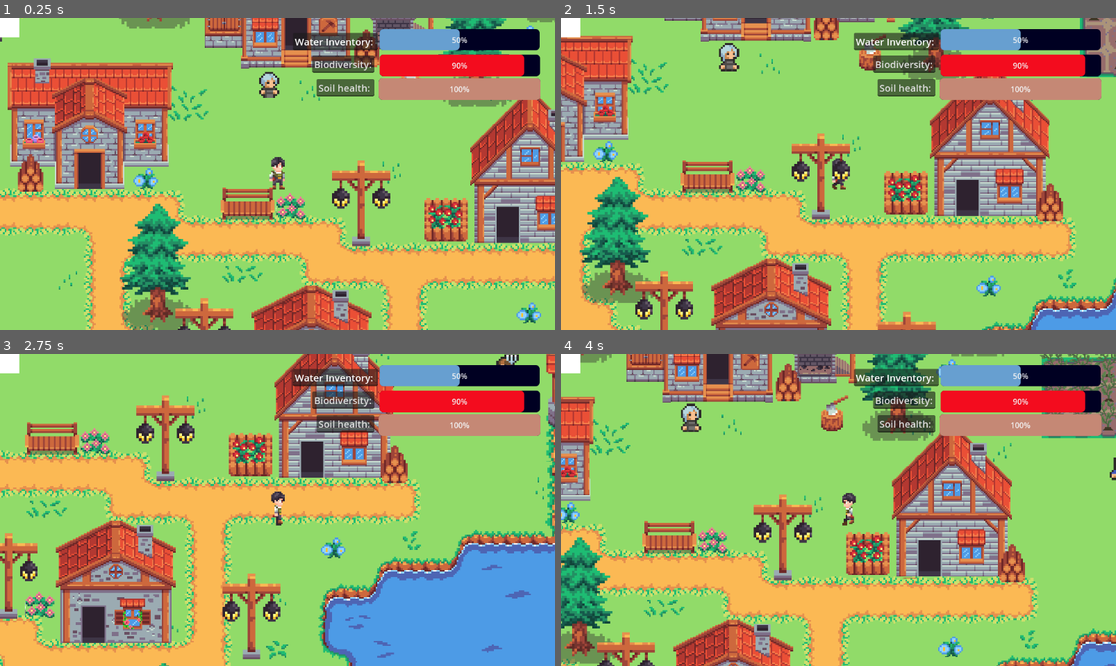
Above: before the commit, frames 1-4 (two rows, left to right).
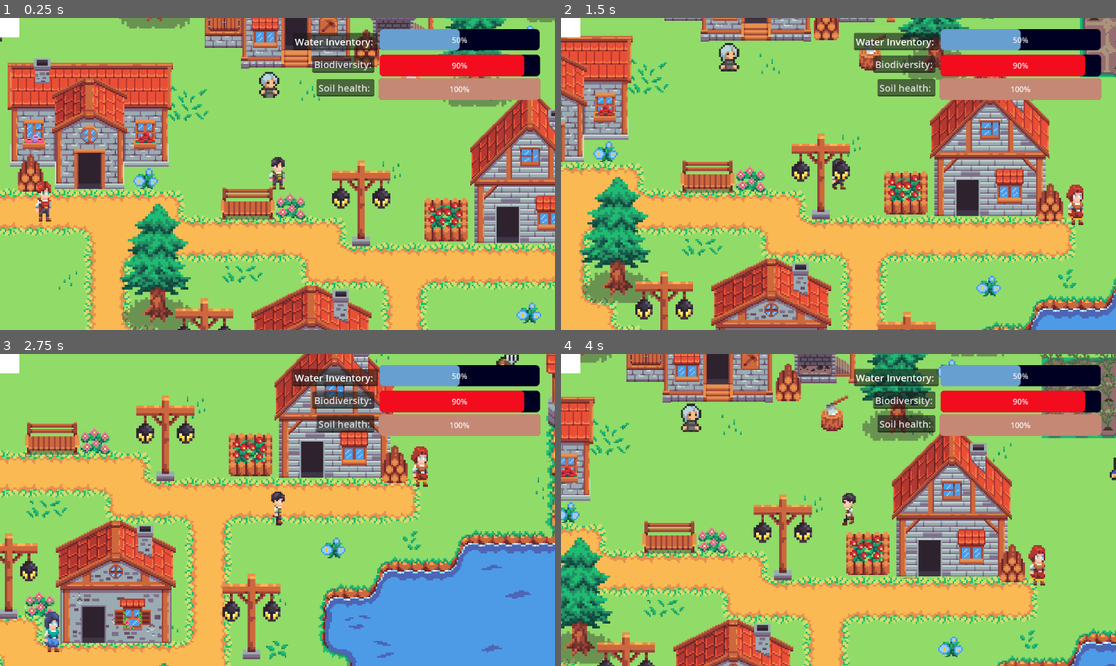
Above: after the commit, the same moments.

Repository: Sakesh-A/Game-Jam-Repo
Game: Godot game, scene res://scenes/game.tscn
Two runs of this game, one before a commit and one after it. Both use one fixed random seed, a clock stepped at 60 frames per second and the inputs below.
Inputs:
- Up to frame 1 (0.25 s): no input
- Up to frame 2 (1.5 s): hold Right (ui_right) 0.53-1.28 s; tap Space (interact) at 0.6, 1.35 s; hold Down (ui_down) from 1.28 s (still down)
- Up to frame 3 (2.75 s): release Down (ui_down) at 2.03 s; hold Right (ui_right) from 2.03 s (still down); tap Space (interact) at 2.1 s
- Up to frame 4 (4 s): release Right (ui_right) at 2.78 s; hold Up (ui_up) 2.78-3.53 s; tap Space (interact) at 2.85, 3.6 s; hold Left (ui_left) from 3.53 s (still down)

The runs differ from the first frame. In frame 1, 0.3% of the frame differs, in the area x 6-10%, y 52-66%; in frame 2, 0.3%; in frame 3, 0.6%, in the area x 8-78%, y 29-96%; in frame 4, 0.3%.

Commit message:
last of the npcs

Diff:
--- a/project.godot
+++ b/project.godot
@@ -12,7 +12,7 @@
 
 config/name="Game Jam"
 run/main_scene="uid://cmisf2swqak7u"
-config/features=PackedStringArray("4.3", "Forward Plus")
+config/features=PackedStringArray("4.4", "Forward Plus")
 config/icon="res://icon.svg"
 
 [dotnet]
--- /dev/null
+++ b/scenes/finalvillager.tscn
@@ -0,0 +1,84 @@
+[gd_scene load_steps=13 format=3 uid="uid://bklwoqbaarc26"]
+
+[ext_resource type="Script" uid="uid://d2587jld4kl01" path="res://scripts/finalvillager.gd" id="1_5jv4j"]
+[ext_resource type="Texture2D" uid="uid://dfd8hjwst2ayp" path="res://assets/sprites/icons.png" id="2_5jv4j"]
+[ext_resource type="Texture2D" uid="uid://nfib2e13cr06" path="res://assets/sprites/Villager004-Sheet.png" id="2_yw0th"]
+
+[sub_resource type="CircleShape2D" id="CircleShape2D_gw8xa"]
+radius = 33.2415
+
+[sub_resource type="AtlasTexture" id="AtlasTexture_3ha3y"]
+atlas = ExtResource("2_5jv4j")
+region = Rect2(37, 153, 10, 16)
+
+[sub_resource type="AtlasTexture" id="AtlasTexture_73ou4"]
+atlas = ExtResource("2_5jv4j")
+region = Rect2(59, 157, 6, 12)
+
+[sub_resource type="SpriteFrames" id="SpriteFrames_8aapr"]
+animations = [{
+"frames": [{
+"duration": 1.0,
+"texture": SubResource("AtlasTexture_3ha3y")
+}, {
+"duration": 1.0,
+"texture": SubResource("AtlasTexture_73ou4")
+}],
+"loop": true,
+"name": &"default",
+"speed": 2.0
+}]
+
+[sub_resource type="AtlasTexture" id="AtlasTexture_5jv4j"]
+atlas = ExtResource("2_yw0th")
+region = Rect2(0, 0, 54, 64)
+
+[sub_resource type="AtlasTexture" id="AtlasTexture_yw0th"]
+atlas = ExtResource("2_yw0th")
+region = Rect2(54, 0, 54, 64)
+
+[sub_resource type="AtlasTexture" id="AtlasTexture_ug6ym"]
+atlas = ExtResource("2_yw0th")
+region = Rect2(108, 0, 54, 64)
+
+[sub_resource type="AtlasTexture" id="AtlasTexture_i0ud7"]
+atlas = ExtResource("2_yw0th")
+region = Rect2(162, 0, 54, 64)
+
+[sub_resource type="SpriteFrames" id="SpriteFrames_yiml7"]
+animations = [{
+"frames": [{
+"duration": 1.0,
+"texture": SubResource("AtlasTexture_5jv4j")
+}, {
+"duration": 1.0,
+"texture": SubResource("AtlasTexture_yw0th")
+}, {
+"duration": 1.0,
+"texture": SubResource("AtlasTexture_ug6ym")
+}, {
+"duration": 1.0,
+"texture": SubResource("AtlasTexture_i0ud7")
+}],
+"loop": true,
+"name": &"idle",
+"speed": 5.0
+}]
+
+[node name="finalvillager" type="StaticBody2D"]
+script = ExtResource("1_5jv4j")
+
+[node name="CollisionShape2D" type="CollisionShape2D" parent="."]
+position = Vector2(-3, 5)
+shape = SubResource("CircleShape2D_gw8xa")
+
+[node name="InteractionIcon" type="AnimatedSprite2D" parent="."]
+position = Vector2(-12, -78)
+scale = Vector2(3, 3)
+sprite_frames = SubResource("SpriteFrames_8aapr")
+
+[node name="AnimatedSprite2D" type="AnimatedSprite2D" parent="."]
+position = Vector2(11, -16)
+scale = Vector2(5, 5)
+sprite_frames = SubResource("SpriteFrames_yiml7")
+animation = &"idle"
--- a/scenes/game.tscn
+++ b/scenes/game.tscn
@@ -31,7 +31,10 @@
 [ext_resource type="PackedScene" uid="uid://b8hpmq4l6hy01" path="res://scenes/irrigation_channel.tscn" id="30_m0jmy"]
 [ext_resource type="PackedScene" uid="uid://daq8tlouvmmen" path="res://scenes/onion.tscn" id="30_sgl2t"]
 [ext_resource type="PackedScene" uid="uid://c6iqwo6p5u5l0" path="res://scenes/waterfall.tscn" id="31_bm1bo"]
-[ext_resource type="PackedScene" path="res://scenes/Well.tscn" id="32_ru2y7"]
+[ext_resource type="PackedScene" uid="uid://dlh033fa5bq1t" path="res://scenes/Well.tscn" id="32_ru2y7"]
+[ext_resource type="PackedScene" uid="uid://cethe3ha2ypqm" path="res://scenes/red_hair_villager.tscn" id="33_v2yb1"]
+[ext_resource type="PackedScene" uid="uid://bklwoqbaarc26" path="res://scenes/finalvillager.tscn" id="34_js0lu"]
+[ext_resource type="PackedScene" uid="uid://bhgmol6kgav5y" path="res://scenes/red_hair_girl.tscn" id="35_gxtfn"]
 
 [sub_resource type="StyleBoxFlat" id="StyleBoxFlat_gee14"]
 bg_color = Color(0, 0, 0.133333, 1)
@@ -791,3 +794,12 @@
 [node name="well" parent="." instance=ExtResource("32_ru2y7")]
 z_index = 1
 position = Vector2(2815, 776)
+
+[node name="RedHairVillager" parent="." instance=ExtResource("33_v2yb1")]
+position = Vector2(673, 843)
+
+[node name="finalvillager" parent="." instance=ExtResource("34_js0lu")]
+position = Vector2(1267, 1439)
+
+[node name="Red_hair_girl" parent="." instance=ExtResource("35_gxtfn")]
+position = Vector2(2371, 932)
--- /dev/null
+++ b/scenes/red_hair_girl.tscn
@@ -0,0 +1,83 @@
+[gd_scene load_steps=13 format=3 uid="uid://bhgmol6kgav5y"]
+
+[ext_resource type="Script" uid="uid://siy8irokpbbf" path="res://scripts/red_hair_girl.gd" id="1_83whj"]
+[ext_resource type="Texture2D" uid="uid://dfd8hjwst2ayp" path="res://assets/sprites/icons.png" id="2_t27f6"]
+[ext_resource type="Texture2D" uid="uid://bc06fjaxb2bs4" path="res://assets/sprites/Villager003-Sheet.png" id="3_i5wb6"]
+
+[sub_resource type="CircleShape2D" id="CircleShape2D_gw8xa"]
+radius = 33.2415
+
+[sub_resource type="AtlasTexture" id="AtlasTexture_3ha3y"]
+atlas = ExtResource("2_t27f6")
+region = Rect2(37, 153, 10, 16)
+
+[sub_resource type="AtlasTexture" id="AtlasTexture_73ou4"]
+atlas = ExtResource("2_t27f6")
+region = Rect2(59, 157, 6, 12)
+
+[sub_resource type="SpriteFrames" id="SpriteFrames_8aapr"]
+animations = [{
+"frames": [{
+"duration": 1.0,
+"texture": SubResource("AtlasTexture_3ha3y")
+}, {
+"duration": 1.0,
+"texture": SubResource("AtlasTexture_73ou4")
+}],
+"loop": true,
+"name": &"default",
+"speed": 2.0
+}]
+
+[sub_resource type="AtlasTexture" id="AtlasTexture_38r66"]
+atlas = ExtResource("3_i5wb6")
+region = Rect2(0, 0, 54, 64)
+
+[sub_resource type="AtlasTexture" id="AtlasTexture_dn5hr"]
+atlas = ExtResource("3_i5wb6")
+region = Rect2(54, 0, 54, 64)
+
+[sub_resource type="AtlasTexture" id="AtlasTexture_joyia"]
+atlas = ExtResource("3_i5wb6")
+region = Rect2(108, 0, 54, 64)
+
+[sub_resource type="AtlasTexture" id="AtlasTexture_tycsf"]
+atlas = ExtResource("3_i5wb6")
+region = Rect2(162, 0, 54, 64)
+
+[sub_resource type="SpriteFrames" id="SpriteFrames_ajtu3"]
+animations = [{
+"frames": [{
+"duration": 1.0,
+"texture": SubResource("AtlasTexture_38r66")
+}, {
+"duration": 1.0,
+"texture": SubResource("AtlasTexture_dn5hr")
+}, {
+"duration": 1.0,
+"texture": SubResource("AtlasTexture_joyia")
+}, {
+"duration": 1.0,
+"texture": SubResource("AtlasTexture_tycsf")
+}],
+"loop": true,
+"name": &"idle",
+"speed": 5.0
+}]
+
+[node name="Red_hair_girl" type="StaticBody2D"]
+script = ExtResource("1_83whj")
+
+[node name="CollisionShape2D" type="CollisionShape2D" parent="."]
+position = Vector2(-3, 5)
+shape = SubResource("CircleShape2D_gw8xa")
+
+[node name="InteractionIcon" type="AnimatedSprite2D" parent="."]
+position = Vector2(-12, -78)
+scale = Vector2(3, 3)
+sprite_frames = SubResource("SpriteFrames_8aapr")
+
+[node name="AnimatedSprite2D" type="AnimatedSprite2D" parent="."]
+scale = Vector2(5, 5)
+sprite_frames = SubResource("SpriteFrames_ajtu3")
+animation = &"idle"
--- /dev/null
+++ b/scenes/red_hair_villager.tscn
@@ -0,0 +1,83 @@
+[gd_scene load_steps=13 format=3 uid="uid://cethe3ha2ypqm"]
+
+[ext_resource type="Script" uid="uid://16cq0k7xbvqu" path="res://scripts/red_hair_villager.gd" id="1_l3b2l"]
+[ext_resource type="Texture2D" uid="uid://b2wphkr8id4ke" path="res://assets/sprites/Villager002-Sheet.png" id="1_xnl51"]
+[ext_resource type="Texture2D" uid="uid://dfd8hjwst2ayp" path="res://assets/sprites/icons.png" id="3_mbe82"]
+
+[sub_resource type="AtlasTexture" id="AtlasTexture_l3b2l"]
+atlas = ExtResource("1_xnl51")
+region = Rect2(0, 0, 54, 64)
+
+[sub_resource type="AtlasTexture" id="AtlasTexture_mbe82"]
+atlas = ExtResource("1_xnl51")
+region = Rect2(54, 0, 54, 64)
+
+[sub_resource type="AtlasTexture" id="AtlasTexture_8aapr"]
+atlas = ExtResource("1_xnl51")
+region = Rect2(108, 0, 54, 64)
+
+[sub_resource type="AtlasTexture" id="AtlasTexture_hnqgn"]
+atlas = ExtResource("1_xnl51")
+region = Rect2(162, 0, 54, 64)
+
+[sub_resource type="SpriteFrames" id="SpriteFrames_hnqgn"]
+animations = [{
+"frames": [{
+"duration": 1.0,
+"texture": SubResource("AtlasTexture_l3b2l")
+}, {
+"duration": 1.0,
+"texture": SubResource("AtlasTexture_mbe82")
+}, {
+"duration": 1.0,
+"texture": SubResource("AtlasTexture_8aapr")
+}, {
+"duration": 1.0,
+"texture": SubResource("AtlasTexture_hnqgn")
+}],
+"loop": true,
+"name": &"idle",
+"speed": 5.0
+}]
+
+[sub_resource type="CircleShape2D" id="CircleShape2D_gw8xa"]
+radius = 33.2415
+
+[sub_resource type="AtlasTexture" id="AtlasTexture_3ha3y"]
+atlas = ExtResource("3_mbe82")
+region = Rect2(37, 153, 10, 16)
+
+[sub_resource type="AtlasTexture" id="AtlasTexture_73ou4"]
+atlas = ExtResource("3_mbe82")
+region = Rect2(59, 157, 6, 12)
+
+[sub_resource type="SpriteFrames" id="SpriteFrames_8aapr"]
+animations = [{
+"frames": [{
+"duration": 1.0,
+"texture": SubResource("AtlasTexture_3ha3y")
+}, {
+"duration": 1.0,
+"texture": SubResource("AtlasTexture_73ou4")
+}],
+"loop": true,
+"name": &"default",
+"speed": 2.0
+}]
+
+[node name="RedHairVillager" type="StaticBody2D"]
+script = ExtResource("1_l3b2l")
+
+[node name="AnimatedSprite2D" type="AnimatedSprite2D" parent="."]
+scale = Vector2(5, 5)
+sprite_frames = SubResource("SpriteFrames_hnqgn")
+animation = &"idle"
+
+[node name="CollisionShape2D" type="CollisionShape2D" parent="."]
+position = Vector2(-10, 37)
+shape = SubResource("CircleShape2D_gw8xa")
+
+[node name="InteractionIcon" type="AnimatedSprite2D" parent="."]
+position = Vector2(-12, -78)
+scale = Vector2(3, 3)
+sprite_frames = SubResource("SpriteFrames_8aapr")
--- /dev/null
+++ b/scenes/villager_4.tscn
@@ -0,0 +1,81 @@
+[gd_scene load_steps=13 format=3 uid="uid://c0b5kgu4xqkhj"]
+
+[ext_resource type="Script" uid="uid://b35nw7u3rdkej" path="res://scripts/red_haired_girl.gd" id="1_6te2v"]
+[ext_resource type="Texture2D" uid="uid://bc06fjaxb2bs4" path="res://assets/sprites/Villager003-Sheet.png" id="2_5863c"]
+[ext_resource type="Texture2D" uid="uid://dfd8hjwst2ayp" path="res://assets/sprites/icons.png" id="3_x3612"]
+
+[sub_resource type="AtlasTexture" id="AtlasTexture_x3612"]
+atlas = ExtResource("2_5863c")
+region = Rect2(0, 0, 54, 64)
+
+[sub_resource type="AtlasTexture" id="AtlasTexture_d2ju2"]
+atlas = ExtResource("2_5863c")
+region = Rect2(54, 0, 54, 64)
+
+[sub_resource type="AtlasTexture" id="AtlasTexture_4pdnm"]
+atlas = ExtResource("2_5863c")
+region = Rect2(108, 0, 54, 64)
+
+[sub_resource type="AtlasTexture" id="AtlasTexture_d6r6b"]
+atlas = ExtResource("2_5863c")
+region = Rect2(162, 0, 54, 64)
+
+[sub_resource type="SpriteFrames" id="SpriteFrames_hnqgn"]
+animations = [{
+"frames": [{
+"duration": 1.0,
+"texture": SubResource("AtlasTexture_x3612")
+}, {
+"duration": 1.0,
+"texture": SubResource("AtlasTexture_d2ju2")
+}, {
+"duration": 1.0,
+"texture": SubResource("AtlasTexture_4pdnm")
+}, {
+"duration": 1.0,
+"texture": SubResource("AtlasTexture_d6r6b")
+}],
+"loop": true,
+"name": &"default",
+"speed": 5.0
+}]
+
+[sub_resource type="CircleShape2D" id="CircleShape2D_gw8xa"]
+
+[sub_resource type="AtlasTexture" id="AtlasTexture_3ha3y"]
+atlas = ExtResource("3_x3612")
+region = Rect2(37, 153, 10, 16)
+
+[sub_resource type="AtlasTexture" id="AtlasTexture_73ou4"]
+atlas = ExtResource("3_x3612")
+region = Rect2(59, 157, 6, 12)
+
+[sub_resource type="SpriteFrames" id="SpriteFrames_8aapr"]
+animations = [{
+"frames": [{
+"duration": 1.0,
+"texture": SubResource("AtlasTexture_3ha3y")
+}, {
+"duration": 1.0,
+"texture": SubResource("AtlasTexture_73ou4")
+}],
+"loop": true,
+"name": &"default",
+"speed": 2.0
+}]
+
+[node name="RedHairedGirl" type="StaticBody2D"]
+script = ExtResource("1_6te2v")
+
+[node name="AnimatedSprite2D" type="AnimatedSprite2D" parent="."]
+scale = Vector2(5, 5)
+sprite_frames = SubResource("SpriteFrames_hnqgn")
+
+[node name="CollisionShape2D" type="CollisionShape2D" parent="."]
+position = Vector2(-3, 5)
+shape = SubResource("CircleShape2D_gw8xa")
+
+[node name="InteractionIcon" type="AnimatedSprite2D" parent="."]
+position = Vector2(-12, -78)
+scale = Vector2(3, 3)
+sprite_frames = SubResource("SpriteFrames_8aapr")
--- /dev/null
+++ b/scripts/finalvillager.gd
@@ -0,0 +1,26 @@
+extends Node2D
+
+@export var interaction_distance: float = 100.0 # Adjust based on your game
+@export var npc_dialogue: String = "Hello, traveler! I am a villager.\n
+We need to disable player movement when this window appears and offer two buttons to make a decision" # Unique dialogue per NPC
+
+@onready var player = get_node("/root/Game/Player")
+@onready var dialogue_box = get_node("/root/Game/CanvasLayer/DialogueBox") # Get the dialogue box node
+
+func _ready():
+	$InteractionIcon.visible = false # Hide the indicator initially
+
+func _physics_process(delta: float) -> void:
+	$AnimatedSprite2D.play("idle")
+	var direction = global_position.direction_to(player.global_position)
+
+	# Check if the player is within interaction range
+	if global_position.distance_to(player.global_position) < interaction_distance:
+		$InteractionIcon.visible = true # Show indicator
+		$InteractionIcon.play("default")
+
+		# Check for "interact" input
+		if Input.is_action_just_pressed("interact"):
+			dialogue_box.open_dialogue(npc_dialogue) # Pass unique NPC text
+	else:
+		$InteractionIcon.visible = false # Hide indicator
--- /dev/null
+++ b/scripts/red_hair_girl.gd
@@ -0,0 +1,26 @@
+extends Node2D
+
+@export var interaction_distance: float = 100.0 # Adjust based on your game
+@export var npc_dialogue: String = "Hello, traveler! I am a villager.\n
+We need to disable player movement when this window appears and offer two buttons to make a decision" # Unique dialogue per NPC
+
+@onready var player = get_node("/root/Game/Player")
+@onready var dialogue_box = get_node("/root/Game/CanvasLayer/DialogueBox") # Get the dialogue box node
+
+func _ready():
+	$InteractionIcon.visible = false # Hide the indicator initially
+
+func _physics_process(delta: float) -> void:
+	$AnimatedSprite2D.play("idle")
+	var direction = global_position.direction_to(player.global_position)
+
+	# Check if the player is within interaction range
+	if global_position.distance_to(player.global_position) < interaction_distance:
+		$InteractionIcon.visible = true # Show indicator
+		$InteractionIcon.play("default")
+
+		# Check for "interact" input
+		if Input.is_action_just_pressed("interact"):
+			dialogue_box.open_dialogue(npc_dialogue) # Pass unique NPC text
+	else:
+		$InteractionIcon.visible = false # Hide indicator
--- /dev/null
+++ b/scripts/red_hair_villager.gd
@@ -0,0 +1,26 @@
+extends Node2D
+
+@export var interaction_distance: float = 100.0 # Adjust based on your game
+@export var npc_dialogue: String = "Hello, traveler! I am a villager.\n
+We need to disable player movement when this window appears and offer two buttons to make a decision" # Unique dialogue per NPC
+
+@onready var player = get_node("/root/Game/Player")
+@onready var dialogue_box = get_node("/root/Game/CanvasLayer/DialogueBox") # Get the dialogue box node
+
+func _ready():
+	$InteractionIcon.visible = false # Hide the indicator initially
+
+func _physics_process(delta: float) -> void:
+	$AnimatedSprite2D.play("idle")
+	var direction = global_position.direction_to(player.global_position)
+
+	# Check if the player is within interaction range
+	if global_position.distance_to(player.global_position) < interaction_distance:
+		$InteractionIcon.visible = true # Show indicator
+		$InteractionIcon.play("default")
+
+		# Check for "interact" input
+		if Input.is_action_just_pressed("interact"):
+			dialogue_box.open_dialogue(npc_dialogue) # Pass unique NPC text
+	else:
+		$InteractionIcon.visible = false # Hide indicator
--- a/static_body_2d.tscn
+++ b/static_body_2d.tscn
@@ -1,7 +1,56 @@
-[gd_scene format=3 uid="uid://c5qu01gkdei1b"]
+[gd_scene load_steps=9 format=3 uid="uid://c5qu01gkdei1b"]
 
-[node name="StaticBody2D" type="StaticBody2D"]
+[ext_resource type="Texture2D" uid="uid://b2wphkr8id4ke" path="res://assets/sprites/Villager002-Sheet.png" id="1_yjt17"]
+
+[sub_resource type="GDScript" id="GDScript_ypqmy"]
+script/source = "extends StaticBody2D
+"
+
+[sub_resource type="AtlasTexture" id="AtlasTexture_dyby8"]
+atlas = ExtResource("1_yjt17")
+region = Rect2(0, 0, 54, 64)
+
+[sub_resource type="AtlasTexture" id="AtlasTexture_7r4uk"]
+atlas = ExtResource("1_yjt17")
+region = Rect2(54, 0, 54, 64)
+
+[sub_resource type="AtlasTexture" id="AtlasTexture_jdko2"]
+atlas = ExtResource("1_yjt17")
+region = Rect2(108, 0, 54, 64)
+
+[sub_resource type="AtlasTexture" id="AtlasTexture_8we23"]
+atlas = ExtResource("1_yjt17")
+region = Rect2(162, 0, 54, 64)
+
+[sub_resource type="SpriteFrames" id="SpriteFrames_2lkkl"]
+animations = [{
+"frames": [{
+"duration": 1.0,
+"texture": SubResource("AtlasTexture_dyby8")
+}, {
+"duration": 1.0,
+"texture": SubResource("AtlasTexture_7r4uk")
+}, {
+"duration": 1.0,
+"texture": SubResource("AtlasTexture_jdko2")
+}, {
+"duration": 1.0,
+"texture": SubResource("AtlasTexture_8we23")
+}],
+"loop": true,
+"name": &"Idle",
+"speed": 5.0
+}]
+
+[sub_resource type="CircleShape2D" id="CircleShape2D_2244m"]
+
+[node name="RedHairVillager" type="StaticBody2D"]
+script = SubResource("GDScript_ypqmy")
 
 [node name="AnimatedSprite2D" type="AnimatedSprite2D" parent="."]
+sprite_frames = SubResource("SpriteFrames_2lkkl")
+animation = &"Idle"
 
 [node name="CollisionShape2D" type="CollisionShape2D" parent="."]
+position = Vector2(-2, 4)
+shape = SubResource("CircleShape2D_2244m")
Not shown: 1 places in scenes/Well.tscn that only renumber resources
Not shown: 1 places in scenes/chicken.tscn that only renumber resources
Not shown: 1 places in scenes/farmer.tscn that only renumber resources
Not shown: 1 places in scenes/game.tscn that only renumber resources
Not shown: 1 places in scenes/waterfall.tscn that only renumber resources
Not shown, added: scripts/finalvillager.gd.uid
Not shown, added: scripts/red_hair_girl.gd.uid
Not shown, added: scripts/red_hair_villager.gd.uid
